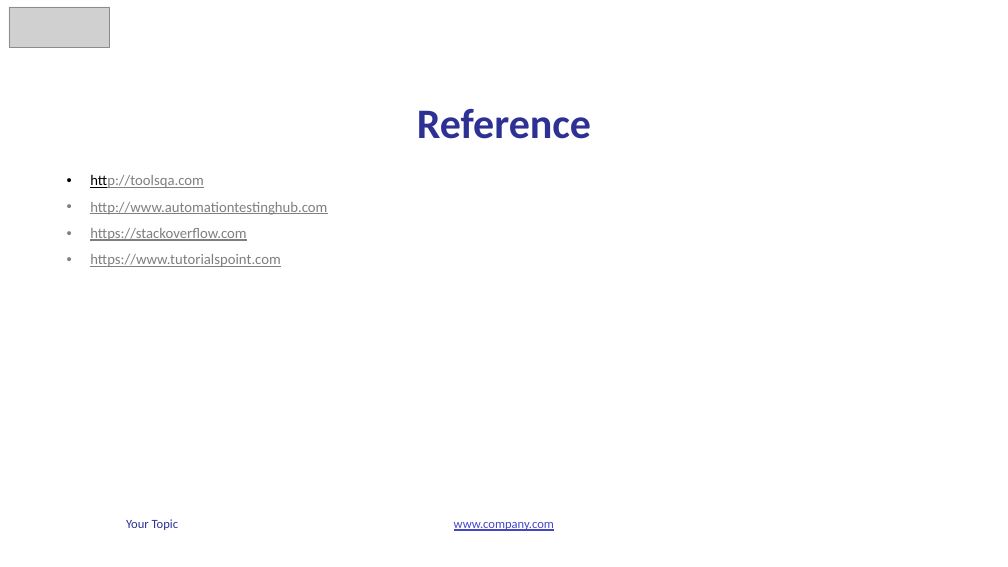
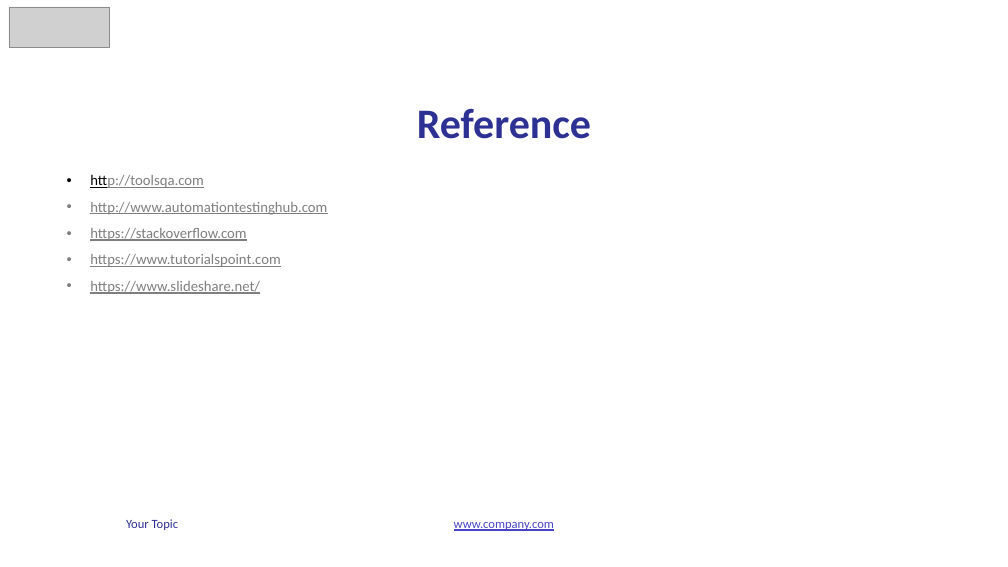
Before and after one commit to vunguyen2588/Cucumber, a slide deck: slide 30 of b4uconference_cucumber_slide.pptx. Drawn at 1008x567 pixels with LibreOffice and Linux fonts; fonts in the diff are those of the drawing; grey boxes stand for pictures. Boxes give left, top, right and bottom in pixels: in the first picture for what was removed or moved away, otherwise in the second. Text is boxed around its words. In the diff, an @@ line names an element or a change of style, - is before the commit and + after.

```diff
--- a/b4uconference_cucumber_slide.pptx
+++ b/b4uconference_cucumber_slide.pptx
@@ text at (90, 281, 260, 294): paragraph added @@
+• https://www.slideshare.net/
```
Also in this commit, not shown: 7 other slides changed, 5 other files.
